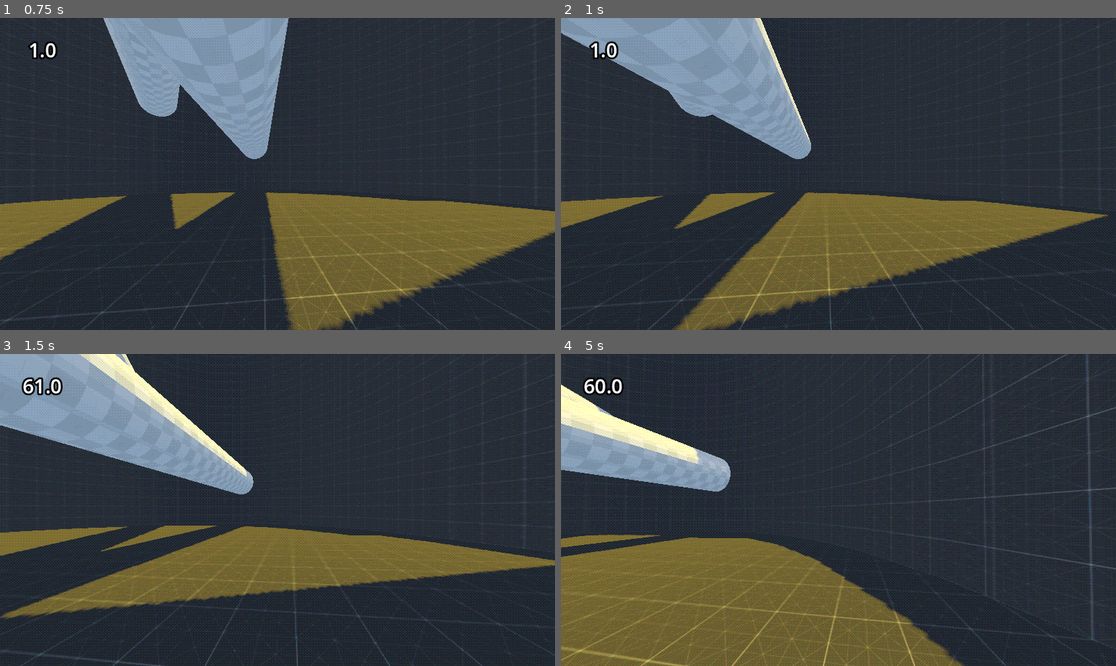
Above: before the commit, frames 1-4 (two rows, left to right).
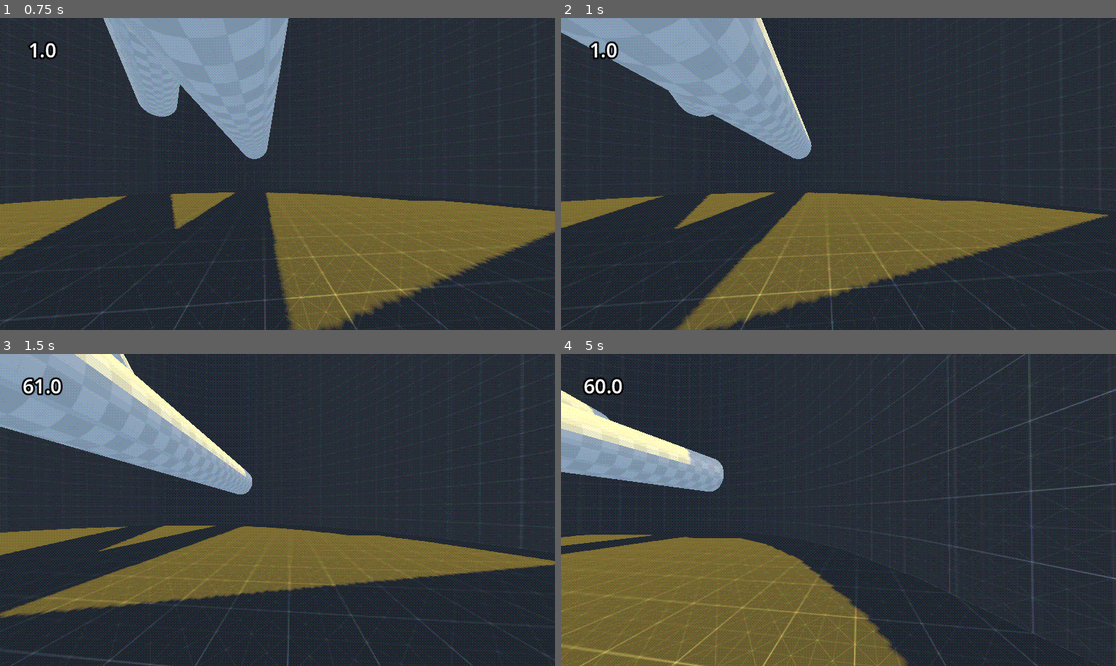
Above: after the commit, the same moments.

Repository: juliasinger1980-alt/Movement_Climber
Game: Godot game, scene res://world.tscn
Two runs of this game, one before a commit and one after it. Both use one fixed random seed, a clock stepped at 60 frames per second and the inputs below.
Inputs (mouse positions are in pixels of both pictures, inside the frame that each line leads up to):
- Up to frame 1 (0.75 s): tap Enter at 0.5 s; move the mouse to (305, 174) at 0.52 s; hold D (D) from 0.53 s (still down)
- Up to frame 2 (1 s): keep holding D (D); click (866, 174) at 0.8 s
- Up to frame 3 (1.5 s): move the mouse to (249, 510) at 1.27 s; release D (D) at 1.28 s; click (249, 510) at 1.35 s
- Up to frame 4 (5 s): tap W (W) at 1.55, 3.8 s; move the mouse to (849, 503) at 2.02 s; hold W (W) 2.03-2.78 s; tap D (D) at 2.3, 4.55 s; move the mouse to (832, 516) at 2.77 s; tap A (A) at 2.85 s; click (832, 516) at 3.05 s; move the mouse to (877, 513) at 3.52 s; hold D (D) 3.53-4.28 s; move the mouse to (794, 506) at 4.27 s; click (794, 506) at 4.35 s

Frame 1 is identical in both runs. In frame 2, 6.2% of the frame differs, in the area x 0-100%, y 0-100%; in frame 3, 16%; in frame 4, 29%.

Commit message:
perfect wallkick

Diff:
--- a/player.gd
+++ b/player.gd
@@ -36,6 +36,7 @@
 var walljumpstr = 18
 var walljumpbuffertimer = 0.0
 var wallkickbuffertimer = 0.0
+var wallkickmovementtimer = 0.0
 
 @export var desired_distance:float = 2
 var grappelnd = false
@@ -58,9 +59,10 @@
 
 	grav(delta)
 
-	if is_on_wall():
-		var normal = get_wall_normal()
-		cur_speed = cur_speed.slide(normal)
+	if is_on_wall() and wallkickmovementtimer == 0:
+		var n = get_wall_normal()
+		if cur_speed.dot(n) < 0:
+			cur_speed = cur_speed.slide(n)
 
 	grappling_hook(delta)
 
@@ -108,14 +110,15 @@
 
 
 	##CUR SPEED UND VELOCITY SETZEN
-	if grappelnd:
-		cur_speed = lerp(cur_speed, max_speed * dir, 3 * delta)
-	#LUFTMOVEMENT
-	elif not is_on_floor():
-		cur_speed = lerp(cur_speed, max_speed * dir, 12 * delta * air_control_mult)
-	#BODENMOVEMENT
-	else:
-		cur_speed = lerp(cur_speed, max_speed * dir, 12 * delta)
+	if wallkickbuffertimer == 0:
+		if grappelnd:
+			cur_speed = lerp(cur_speed, max_speed * dir, 3 * delta)
+		#LUFTMOVEMENT
+		elif not is_on_floor():
+			cur_speed = lerp(cur_speed, max_speed * dir, 12 * delta * air_control_mult)
+		#BODENMOVEMENT
+		else:
+			cur_speed = lerp(cur_speed, max_speed * dir, 12 * delta)
 
 	velocity.x = cur_speed.x
 	velocity.z = cur_speed.z
@@ -131,16 +134,20 @@
 	if can_wallkick:
 		if Input.is_action_just_pressed("LC"):
 			wallkickbuffertimer = 0.150
+			wallkickmovementtimer = 0.5
 
 	walljumpbuffertimer -= delta
 	walljumpbuffertimer = clamp(walljumpbuffertimer, 0, 0.150)
 
+	wallkickmovementtimer -= delta
+	wallkickmovementtimer = clamp(walljumpbuffertimer, 0, 0.5)
+
 	wallkickbuffertimer -= delta
 	wallkickbuffertimer = clamp(wallkickbuffertimer, 0, 0.150)
-	print(cur_speed)
+
 	if wallkickbuffertimer > 0:
 		if WKcollider and WKcollider.collision_layer == 1:
-			print("sex")
+			print("jetzt")
 			var opp_dir = Vector3(transform.basis.z.x, camera.transform.basis.z.y, transform.basis.z.z)
 			cur_speed = opp_dir * wallkickstr
 			velocity.y = opp_dir.y * wallkickstr
